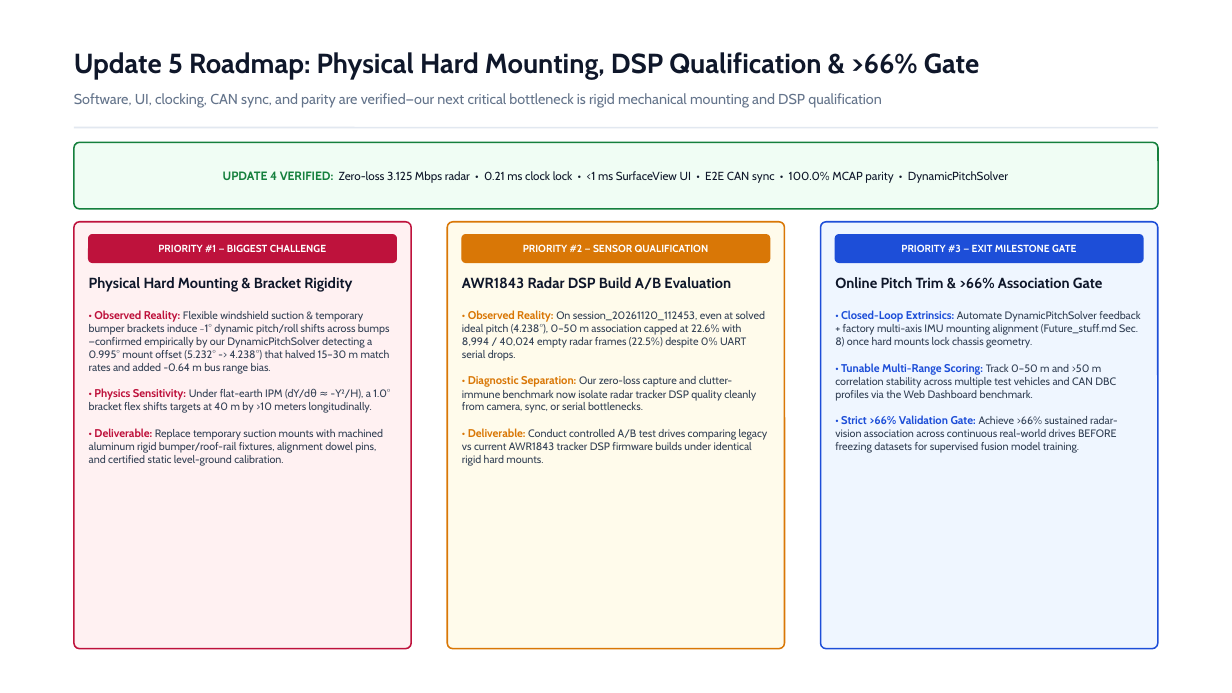
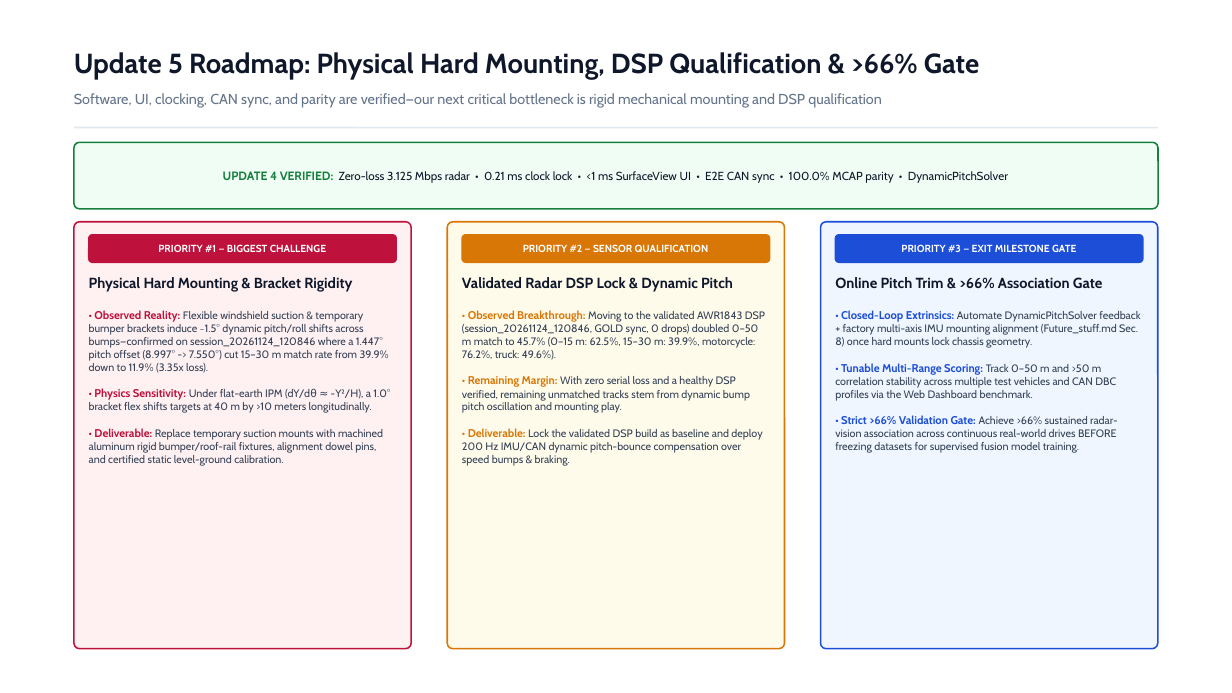
Before and after one commit to kadurushil/RoadSense_logger, a slide deck: slide 11 of intel/presentations/decks/RoadSense_Update4_Executive_Progress.pptx. Drawn at 1232x693 pixels with LibreOffice and Linux fonts; fonts in the diff are those of the drawing. Boxes give left, top, right and bottom in pixels: in the first picture for what was removed or moved away, otherwise in the second. Text is boxed around its words. In the diff, an @@ line names an element or a change of style, - is before the commit and + after.

```diff
--- a/intel/presentations/decks/RoadSense_Update4_Executive_Progress.pptx
+++ b/intel/presentations/decks/RoadSense_Update4_Executive_Progress.pptx
@@ text at [89, 277, 390, 466]: text changed @@
-Physical Hard Mounting & Bracket Rigidity
-• Observed Reality: Flexible windshield suction & temporary bumper brackets induce ~1° dynamic pitch/roll shifts across bumps—confirmed empirically by our DynamicPitchSolver detecting a 0.995° mount offset (5.232° -> 4.238°) that halved 15–30 m match rates and added -0.64 m bus range bias.
-• Physics Sensitivity: Under flat-earth IPM (dY/dθ ≈ -Y²/H), a 1.0° bracket flex shifts targets at 40 m by >10 meters longitudinally.
-• Deliverable: Replace temporary suction mounts with machined aluminum rigid bumper/roof-rail fixtures, alignment dowel pins, and certified static level-ground calibration.
+Physical Hard Mounting & Bracket Rigidity
+• Observed Reality: Flexible windshield suction & temporary bumper brackets induce ~1.5° dynamic pitch/roll shifts across bumps—confirmed on session_20261124_120846 where a 1.447° pitch offset (8.997° -> 7.550°) cut 15–30 m match rate from 39.9% down to 11.9% (3.35x loss).
+• Physics Sensitivity: Under flat-earth IPM (dY/dθ ≈ -Y²/H), a 1.0° bracket flex shifts targets at 40 m by >10 meters longitudinally.
+• Deliverable: Replace temporary suction mounts with machined aluminum rigid bumper/roof-rail fixtures, alignment dowel pins, and certified static level-ground calibration.
@@ text at [462, 277, 765, 466]: text changed @@
-AWR1843 Radar DSP Build A/B Evaluation
-• Observed Reality: On session_20261120_112453, even at solved ideal pitch (4.238°), 0–50 m association capped at 22.6% with 8,994 / 40,024 empty radar frames (22.5%) despite 0% UART serial drops.
-• Diagnostic Separation: Our zero-loss capture and clutter-immune benchmark now isolate radar tracker DSP quality cleanly from camera, sync, or serial bottlenecks.
-• Deliverable: Conduct controlled A/B test drives comparing legacy vs current AWR1843 tracker DSP firmware builds under identical rigid hard mounts.
+Validated Radar DSP Lock & Dynamic Pitch
+• Observed Breakthrough: Moving to the validated AWR1843 DSP (session_20261124_120846, GOLD sync, 0 drops) doubled 0–50 m match to 45.7% (0–15 m: 62.5%, 15–30 m: 39.9%, motorcycle: 76.2%, truck: 49.6%).
+• Remaining Margin: With zero serial loss and a healthy DSP verified, remaining unmatched tracks stem from dynamic bump pitch oscillation and mounting play.
+• Deliverable: Lock the validated DSP build as baseline and deploy 200 Hz IMU/CAN dynamic pitch-bounce compensation over speed bumps & braking.
```
Also in this commit, not shown: 4 other slides changed, 2 other files.
